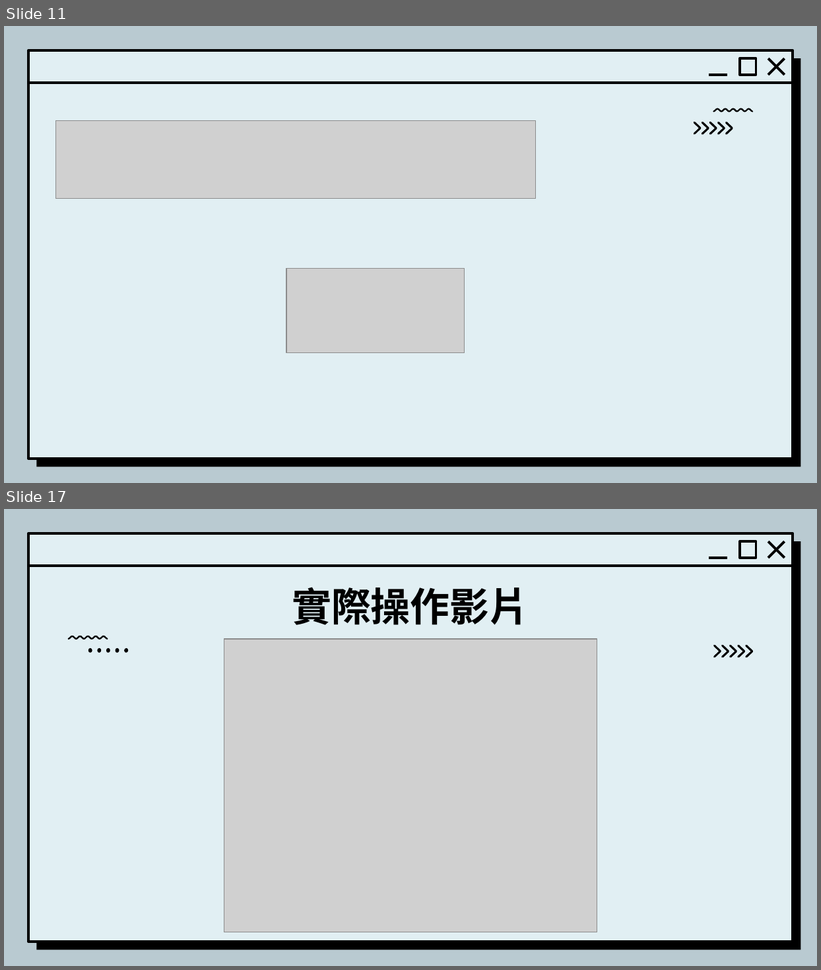
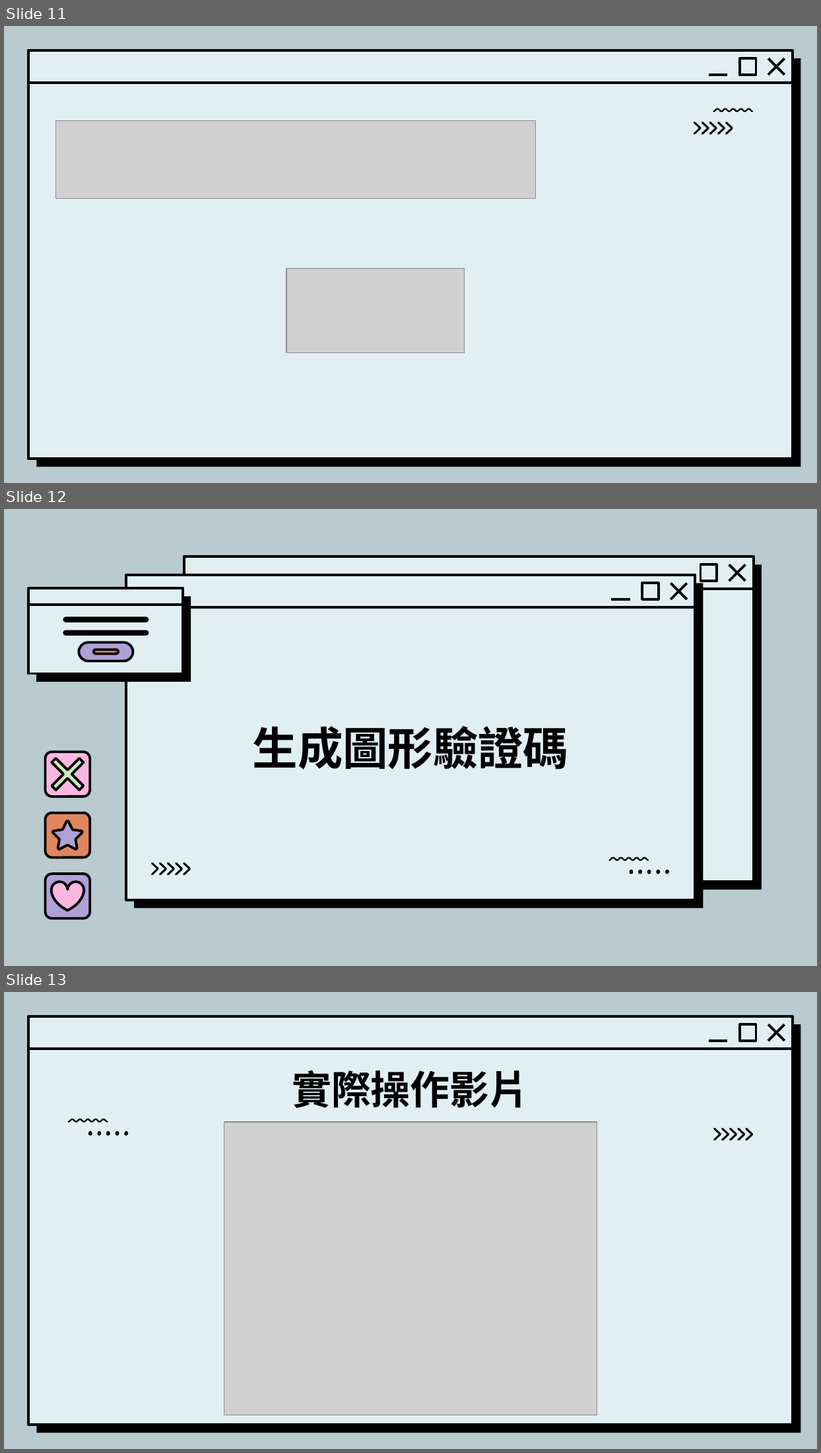
Before and after one commit to JFY1104/Multimedia_Project, a slide deck: 多媒體_驗證碼解析.pptx. Shown one above the other, each under a label of ours: slides 11 and 17 before the commit, slides 11, 12 and 13 after it; the slides between them are not shown. The pictures are 821x970 and 821x1453 pixels, drawn with LibreOffice and Linux fonts; fonts in the diff are those of the drawing; grey boxes stand for pictures; background and template pictures are left out. Boxes give left, top, right and bottom in pixels: in the first picture for what was removed or moved away, otherwise in the second. Text is boxed around its words. In the diff, an @@ line names an element or a change of style, - is before the commit and + after.

Commit message:
PPT

```diff
--- a/多媒體_驗證碼解析.pptx
+++ b/多媒體_驗證碼解析.pptx
@@ slide 12 added at box(4, 509, 817, 966), background #B9CAD1 @@
@@ group added at box(185, 557, 762, 890): 3 lines, 2 rounded rectangles, 1 rectangle @@
@@ group added at box(126, 575, 704, 908): 4 lines, 2 rounded rectangles, 1 rectangle @@
@@ group added at box(28, 589, 191, 682): 4 freeform shapes, 2 rounded rectangles, 1 line @@
@@ title added at box(253, 726, 569, 770), 40 pt, text #000000, bold @@
+生成圖形驗證碼
@@ plus added at box(40, 747, 95, 801), fill #CDE9BE, outline #000000 2.25 pt @@
@@ rounded rectangle added at box(46, 752, 90, 797), fill #FAB8E0, outline #000000 2.25 pt @@
@@ rounded rectangle added at box(46, 813, 90, 858), fill #DF855F, outline #000000 2.25 pt @@
@@ freeform shape added at box(53, 821, 83, 850), fill #AFA0D6, outline #000000 2.25 pt @@
@@ freeform shape added at box(151, 862, 191, 877), fill #000000 @@
@@ freeform shape added at box(609, 857, 649, 862), fill #000000 @@
@@ rounded rectangle added at box(46, 874, 90, 919), fill #AFA0D6, outline #000000 2.25 pt @@
@@ freeform shape added at box(50, 882, 85, 911), fill #FAB8E0, outline #000000 2.25 pt @@
@@ freeform shape added at box(629, 870, 670, 876), fill #000000 @@
@@ what was slide 17 is now slide 13 @@
```
Also in this commit, not shown: 1 slide removed.
